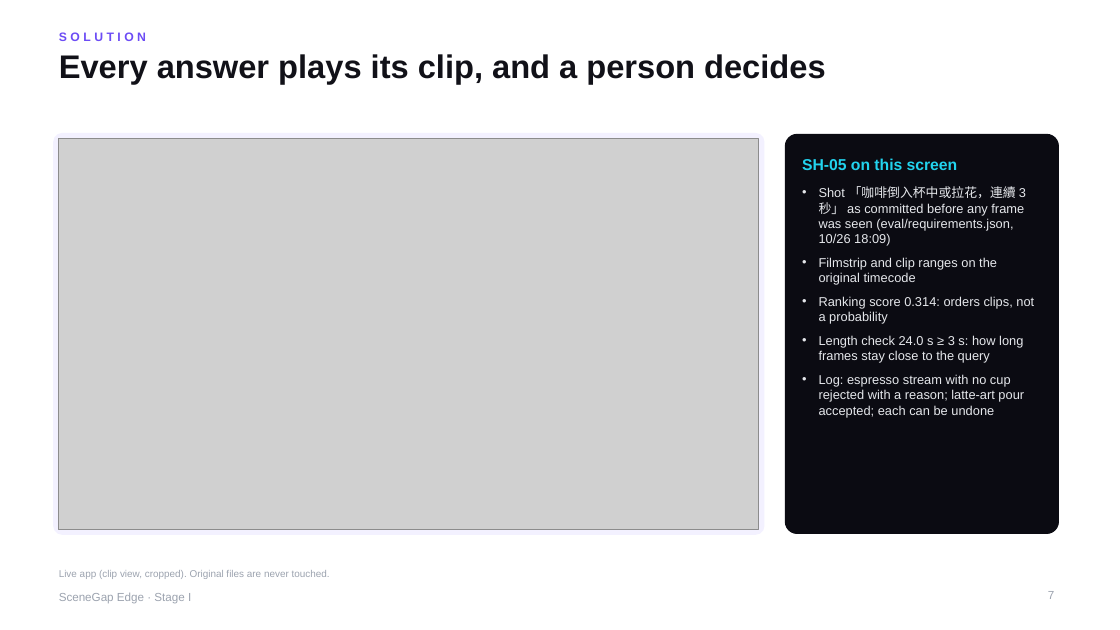
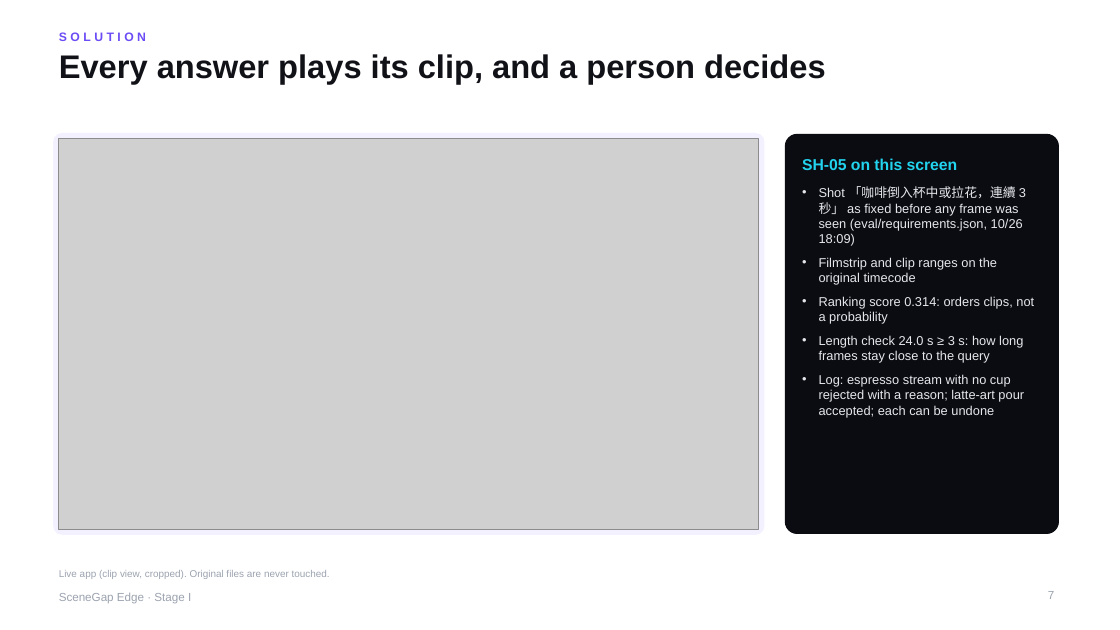
Before and after one commit to yu9bryan/scenegap-edge, a slide deck: slide 7 of docs/deck/SceneGapEdge_StageI_Proposal.pptx. Drawn at 1120x630 pixels with LibreOffice and Linux fonts; fonts in the diff are those of the drawing; grey boxes stand for pictures. Boxes give left, top, right and bottom in pixels: in the first picture for what was removed or moved away, otherwise in the second. Text is boxed around its words. In the diff, an @@ line names an element or a change of style, - is before the commit and + after.

```diff
--- a/docs/deck/SceneGapEdge_StageI_Proposal.pptx
+++ b/docs/deck/SceneGapEdge_StageI_Proposal.pptx
@@ text at bbox=[819, 186, 1026, 246]: text changed @@
-• Shot 「咖啡倒入杯中或拉花，連續 3 秒」 as committed before any frame was seen (eval/requirements.json, 10/26 18:09)
+• Shot 「咖啡倒入杯中或拉花，連續 3 秒」 as fixed before any frame was seen (eval/requirements.json, 10/26 18:09)
```
Also in this commit, not shown: 2 other slides changed, 3 other files.
